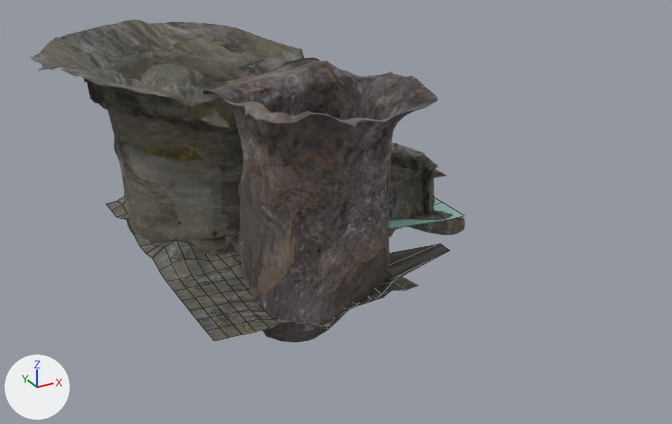
A saved change to the FBX model Ancestral/Assets/Resourses/objects_3d/terains/cave/cave.fbx.
One viewpoint serves both versions: a camera (50 mm lens) standing at (-83.2, -127.9, 66.5) and looking at (-18.7, -10.6, 7.9). The axes (+X, +Y, +Z) are drawn at lower left. The lights are the same throughout. The picture after the commit comes second. Mesh edges are drawn as thin lines on the coarser meshes. Where no turn or scale is listed for an object, it has been applied to the vertices. Vertices at exactly the same position are counted once.

Before the edit, the objects in view are built like this:
```python
me_landscape_002 = bpy.data.meshes.new('Landscape.002')
me_landscape_002.from_pydata(...)  # 673 vertices, 1127 faces; spans x -14.3..17.0, y -7.3..15.9, z -5.8..2.4
me_landscape_002.materials.append(mat_cave)  # picture img_rocks011_1k_jpg_color_jpg
me_landscape_008 = bpy.data.meshes.new('Landscape.008')
me_landscape_008.from_pydata(...)  # 3021 vertices, 5125 faces; spans x -51.4..4.0, y -4.0..31.1, z -2.5..19.3
me_landscape_008.materials.append(mat_cave)  # picture img_rocks011_1k_jpg_color_jpg
me_plane = bpy.data.meshes.new('Plane')
me_plane.from_pydata(...)  # 289 vertices, 256 faces; spans x -54.6..-10.5, y 70.3..123.5, z -3.6..3.0
me_plane.materials.append(mat_cave)  # picture img_rocks011_1k_jpg_color_jpg
ob_landscape_001 = bpy.data.objects.new('Landscape.001', me_landscape_008)
ob_landscape_001.location = (3.3, 0.0, 7.1)
ob_landscape_002 = bpy.data.objects.new('Landscape.002', me_landscape_002)
ob_landscape_002.location = (-7.3, 0.0, 0.0)
ob_plane = bpy.data.objects.new('Plane', me_plane)
ob_plane.location = (9.8, -94.9, 0.0)
# also in view: 'Landscape.011' at (-31.5, 17.5, 13.7); 'Landscape_plane.001' at (-0.6, 0.0, -0.2); 'Landscape.005' at (-2.9, -4.6, 2.6); 'Landscape.012' at (-20.6, -8.7, 11.8); 'Landscape.009' at (-3.8, 6.1, 5.2)
```
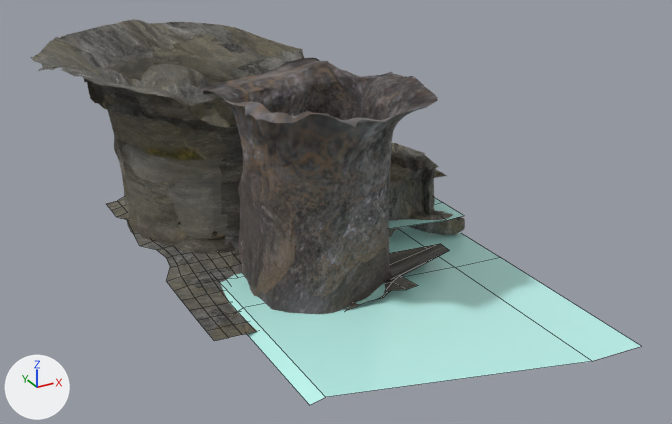
Location of each change, (x1, y1, x2, y2) in pixels of the pictures (672 x 424 px; the box of a moved part takes in the faces that stretch with it):
'Landscape_plane.002', added (cyan): after (220, 226, 641, 405)
part 1 of me_plane, moved or reshaped: before (107, 197, 253, 307); after (107, 197, 242, 307)

Edits to the bpy script that builds the scene:
```text
Add mat_agua_001:
    mat_agua_001 = principled_material('Agua.001')
    mat_agua_001.base_color = (0.533, 0.946, 0.882)  # cyan #c1f9f1
    mat_agua_001.roughness = 0.0
Change me_plane:
    used by ob_plane; location = (9.8, -94.9, 0.0)
    remove me_plane.from_pydata(...)  # 289 vertices, 256 faces; spans x -54.6..-10.5, y 70.3..123.5, z -3.6..3.0
    add me_plane.from_pydata(...)  # 289 vertices, 256 faces; spans x -54.6..-10.5, y 70.3..123.5, z -3.6..1.9
    me_plane part 1: 163 of 289 vertices moved; they spanned x -54.6..-20.2, y 84.5..120.2, z -2.7..3.0 and now span x -52.8..-23.4, y 84.4..120.2, z -1.8..0.9; mean shift (-0.3, 0.0, 0.1); largest move (-21.2, 100.7, -0.4) -> (-25.6, 100.6, 0.1)
Add me_landscape_plane_002:
    me_landscape_plane_002.from_pydata([(-19.8, -24.9, 0.5), (-19.8, 24.9, 0.5), (19.9, -32.3, -1.2), (20.0, 32.3, -1.2), (-19.8, 0.0, 0.5), (20.0, 0.0, -1.2), (-17.8, 25.5, 1.4), (-17.8, -25.5, 1.4), (-17.8, 0.0, 1.4), (29.3, -32.3, -1.6), (29.4, 32.3, -1.6), (29.3, 0.0, -1.6)], [], [(8, 6, 1, 4), (7, 8, 4, 0), (2, 5, 8, 7), (5, 3, 6, 8), (5, 2, 9, 11), (3, 5, 11, 10)])
    me_landscape_plane_002.materials.append(mat_agua_001)  # cyan #c1f9f1
Add ob_landscape_plane_002:
    ob_landscape_plane_002 = bpy.data.objects.new('Landscape_plane.002', me_landscape_plane_002)
    ob_landscape_plane_002.location = (-19.8, -17.0, -2.3)
```
